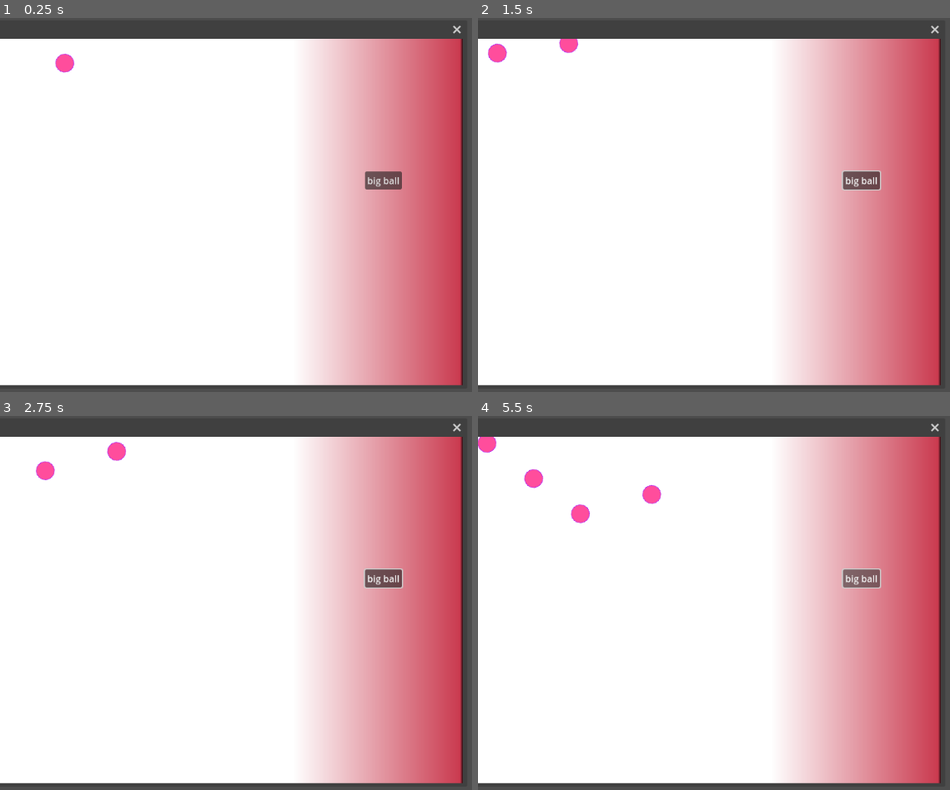
Above: before the commit, frames 1-4 (two rows, left to right).
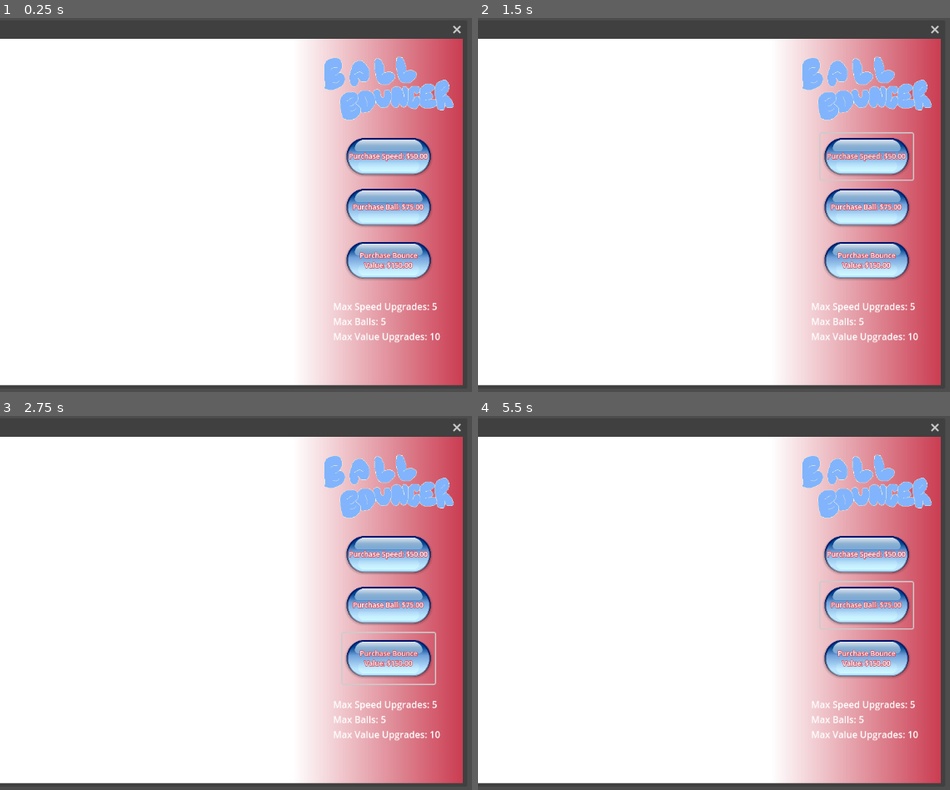
Above: after the commit, the same moments.

Repository: zsmitty2020/SSUFamJam25
Game: Godot game, scene res://Windows/Ball_Bouncer/Ball_Bouncer.tscn
Two runs of this game, one before a commit and one after it. Both use one fixed random seed, a clock stepped at 60 frames per second and the inputs below. This scene is started directly instead of the project's main scene.
Inputs (mouse positions are in pixels of both pictures, inside the frame that each line leads up to):
- Up to frame 1 (0.25 s): no input
- Up to frame 2 (1.5 s): click "big ball" (after the commit: "Purchase Ball: $75.00") at 0.5 s; click (865, 156) at 1.25 s, where only the run after the commit has a clickable "Purchase Speed: $50.00"
- Up to frame 3 (2.75 s): click (387, 659) at 2 s, where only the run after the commit has a clickable "Purchase Bounce Value: $150.00"
- Up to frame 4 (5.5 s): click "big ball" (after the commit: "Purchase Ball: $75.00") at 2.75 s; click (865, 554) at 3.5 s, where only the run after the commit has a clickable "Purchase Speed: $50.00"; click (865, 659) at 4.25 s, where only the run after the commit has a clickable "Purchase Bounce Value: $150.00"; click "big ball" (after the commit: "Purchase Ball: $75.00") at 5 s

The runs differ from the first frame. In frame 1, 8.6% of the frame differs, in the area x 11-99%, y 5-99%; in frame 2, 9.0%; in frame 3, 9.0%; in frame 4, 9.3%, in the area x 0-99%, y 5-99%.

Commit message:
added randow spawn and button function

Diff:
--- a/ssu-fam-jam-game-godot-project/Windows/Ball_Bouncer/Ball.gd
+++ b/ssu-fam-jam-game-godot-project/Windows/Ball_Bouncer/Ball.gd
@@ -1,12 +1,16 @@
 extends Area2D
 
 var screen_size
-var big = rotation
+var speed_upgrade_amount = 0
+var value_upgrade_amount = 0
 
 @export var speed = 0.75
-
+var bounce_value = 0.01
 
 func _on_ball_ready() -> void:
+	position.x = randi_range(10,320)
+	position.y = randi_range(10,320)
+	rotation = randi_range(10,320)
 	screen_size = get_viewport_rect().size
 
 
@@ -18,22 +22,22 @@
 	if position.x > 490:
 		position.x = 490
 		dx *= -1
-		GlobalData.balance += 0.01
+		GlobalData.balance += bounce_value
 
 	if position.x < 0:
 		position.x = 0
 		dx *= -1
-		GlobalData.balance += 0.01
+		GlobalData.balance += bounce_value
 
 	if position.y > screen_size.y:
 		position.y = screen_size.y
 		dy *= -1
-		GlobalData.balance += 0.01
+		GlobalData.balance += bounce_value
 
 	if position.y < 0:
 		position.y = 0
 		dy *= -1
-		GlobalData.balance += 0.01
+		GlobalData.balance += bounce_value
 	rotation_degrees = rad_to_deg(atan2(-dy, dx))
 	position = position.clamp(Vector2.ZERO, screen_size)
 	GlobalData.balance = snappedf(GlobalData.balance,0.01)
--- a/ssu-fam-jam-game-godot-project/Windows/Ball_Bouncer/Ball_Bouncer.tscn
+++ b/ssu-fam-jam-game-godot-project/Windows/Ball_Bouncer/Ball_Bouncer.tscn
@@ -1,7 +1,10 @@
-[gd_scene load_steps=6 format=3 uid="uid://rpc6ru6imsq2"]
+[gd_scene load_steps=10 format=3 uid="uid://rpc6ru6imsq2"]
 
 [ext_resource type="Script" uid="uid://875h0nybllqi" path="res://Windows/Ball_Bouncer/ball_bouncer.gd" id="1_pcvo7"]
-[ext_resource type="PackedScene" uid="uid://drohj0rpa0r08" path="res://Windows/Ball_Bouncer/ball.tscn" id="2_4tkpc"]
+[ext_resource type="Texture2D" uid="uid://qjrp3qiejber" path="res://Windows/Ball_Bouncer/Ball_Bouncer_Assets/button.png" id="2_4tkpc"]
+[ext_resource type="Texture2D" uid="uid://cbdsvd4kgn8vo" path="res://Windows/Ball_Bouncer/Ball_Bouncer_Assets/Ball_Title/ball_title0.png" id="3_1r02p"]
+[ext_resource type="Texture2D" uid="uid://bsym4jw628u35" path="res://Windows/Ball_Bouncer/Ball_Bouncer_Assets/Ball_Title/ball_title1.png" id="4_63o82"]
+[ext_resource type="Script" uid="uid://c74orb5qhmo40" path="res://Windows/Ball_Bouncer/animated_sprite_2d.gd" id="5_63o82"]
 
 [sub_resource type="CanvasTexture" id="CanvasTexture_pcvo7"]
 
@@ -11,6 +14,20 @@
 
 [sub_resource type="GradientTexture1D" id="GradientTexture1D_1r02p"]
 gradient = SubResource("Gradient_vsp0x")
+
+[sub_resource type="SpriteFrames" id="SpriteFrames_iadio"]
+animations = [{
+"frames": [{
+"duration": 1.0,
+"texture": ExtResource("3_1r02p")
+}, {
+"duration": 1.0,
+"texture": ExtResource("4_63o82")
+}],
+"loop": true,
+"name": &"balltitle",
+"speed": 5.0
+}]
 
 [node name="BallBouncer" type="Window"]
 oversampling_override = 1.0
@@ -26,12 +43,8 @@
 texture = SubResource("CanvasTexture_pcvo7")
 script = ExtResource("1_pcvo7")
 
-[node name="ball" parent="TextureRect" instance=ExtResource("2_4tkpc")]
-position = Vector2(103, 49)
-
-[node name="sack" type="Node2D" parent="TextureRect"]
-
-[node name="TextureRect2" type="TextureRect" parent="."]
+[node name="TextureRect2" type="TextureRect" parent="TextureRect"]
+layout_mode = 1
 anchors_preset = -1
 anchor_right = 1.0
 anchor_bottom = 0.9710001
@@ -40,8 +53,10 @@
 offset_bottom = 17.399963
 texture = SubResource("GradientTexture1D_1r02p")
 
-[node name="Control" type="Control" parent="."]
-layout_mode = 3
+[node name="sack" type="Node2D" parent="TextureRect"]
+
+[node name="Purchase" type="Control" parent="TextureRect"]
+layout_mode = 1
 anchors_preset = 15
 anchor_right = 1.0
 anchor_bottom = 1.0
@@ -49,18 +64,92 @@
 grow_horizontal = 2
 grow_vertical = 2
 
-[node name="Button" type="Button" parent="Control"]
+[node name="PurchaseBallButton" type="Button" parent="TextureRect/Purchase"]
 layout_mode = 1
 anchors_preset = 15
 anchor_right = 1.0
 anchor_bottom = 1.0
-offset_left = 126.0
-offset_top = 230.0
-offset_right = -105.0
-offset_bottom = -339.0
+offset_left = 87.0
+offset_top = 252.0
+offset_right = -56.0
+offset_bottom = -270.0
 grow_horizontal = 2
 grow_vertical = 2
-text = "big ball"
+theme_override_colors/font_color = Color(1, 1, 1, 1)
+theme_override_colors/font_outline_color = Color(0.8156863, 0.30588236, 0.38039216, 1)
+theme_override_constants/outline_size = 4
+theme_override_font_sizes/font_size = 12
+icon = ExtResource("2_4tkpc")
+flat = true
+autowrap_trim_flags = 0
+icon_alignment = 1
+expand_icon = true
+
+[node name="PurchaseSpeedButton" type="Button" parent="TextureRect/Purchase"]
+layout_mode = 1
+anchors_preset = -1
+anchor_left = 0.28712866
+anchor_top = 0.27242523
+anchor_right = 0.8151815
+anchor_bottom = 0.4053156
+grow_horizontal = 2
+grow_vertical = 2
+theme_override_colors/font_color = Color(1, 1, 1, 1)
+theme_override_colors/font_outline_color = Color(0.8156863, 0.30588236, 0.38039216, 1)
+theme_override_constants/outline_size = 4
+theme_override_font_sizes/font_size = 12
+icon = ExtResource("2_4tkpc")
+flat = true
+autowrap_trim_flags = 0
+icon_alignment = 1
+expand_icon = true
+metadata/_edit_use_anchors_ = true
+
+[node name="PurchaseBounceValueButton" type="Button" parent="TextureRect/Purchase"]
+layout_mode = 1
+anchors_preset = 15
+anchor_right = 1.0
+anchor_bottom = 1.0
+offset_left = 87.0
+offset_top = 340.0
+offset_right = -56.0
+offset_bottom = -174.0
+grow_horizontal = 2
+grow_vertical = 2
+theme_override_colors/font_color = Color(1, 1, 1, 1)
+theme_override_colors/font_outline_color = Color(0.8156863, 0.30588236, 0.38039216, 1)
+theme_override_constants/outline_size = 4
+theme_override_font_sizes/font_size = 12
+icon = ExtResource("2_4tkpc")
+flat = true
+autowrap_mode = 2
+autowrap_trim_flags = 192
+icon_alignment = 1
+expand_icon = true
+
+[node name="BallTitle" type="AnimatedSprite2D" parent="TextureRect"]
+position = Vector2(672, 84)
+scale = Vector2(0.506, 0.57000005)
+sprite_frames = SubResource("SpriteFrames_iadio")
+animation = &"balltitle"
+script = ExtResource("5_63o82")
+
+[node name="Label" type="Label" parent="TextureRect"]
+layout_mode = 1
+anchors_preset = -1
+anchor_left = 0.7128713
+anchor_top = 0.7508306
+anchor_right = 0.8589109
+anchor_bottom = 0.910299
+offset_right = 68.0
+pivot_offset = Vector2(88, 47.99997)
+text = "Max Speed Upgrades: 5
+Max Balls: 5
+Max Value Upgrades: 10"
+metadata/_edit_use_anchors_ = true
 
 [connection signal="close_requested" from="." to="TextureRect" method="_on_ball_bouncer_close_requested"]
-[connection signal="pressed" from="Control/Button" to="TextureRect" method="_on_button_pressed"]
+[connection signal="pressed" from="TextureRect/Purchase/PurchaseBallButton" to="TextureRect" method="_on_button_pressed"]
+[connection signal="pressed" from="TextureRect/Purchase/PurchaseSpeedButton" to="TextureRect" method="_on_purchase_speed_button_pressed"]
+[connection signal="pressed" from="TextureRect/Purchase/PurchaseBounceValueButton" to="TextureRect" method="_on_purchase_bounce_value_button_pressed"]
+[connection signal="ready" from="TextureRect/BallTitle" to="TextureRect/BallTitle" method="_on_ready"]
--- /dev/null
+++ b/ssu-fam-jam-game-godot-project/Windows/Ball_Bouncer/animated_sprite_2d.gd
@@ -0,0 +1,4 @@
+extends AnimatedSprite2D
+
+func _process(_delta: float) -> void:
+	play("balltitle", 1)
--- a/ssu-fam-jam-game-godot-project/Windows/Ball_Bouncer/ball_bouncer.gd
+++ b/ssu-fam-jam-game-godot-project/Windows/Ball_Bouncer/ball_bouncer.gd
@@ -1,6 +1,17 @@
 extends TextureRect
 
 var balls = preload("res://Windows/Ball_Bouncer/ball.tscn")
+var create_ball_price = 75.0
+var speed_price = 50.0
+var bounce_value_price = 150.0
+var ball_amount = 0
+
+
+
+func _process(_delta: float) -> void:
+	$Purchase/PurchaseBallButton.text = "Purchase Ball: $" + "%.2f"%create_ball_price
+	$Purchase/PurchaseSpeedButton.text = "Purchase Speed: $" + "%.2f"%speed_price
+	$Purchase/PurchaseBounceValueButton.text = "Purchase Bounce \nValue: $" + "%.2f"%bounce_value_price
 
 func _on_ball_bouncer_close_requested() -> void:
 	GlobalData.open_tabs.erase("Ball_Bouncer")
@@ -11,4 +22,28 @@
 	$sack.add_child(spawn_balls)
 
 func _on_button_pressed() -> void:
-	create_ball()
+	if ball_amount < 5:
+		if GlobalData.balance >= create_ball_price:
+			GlobalData.balance -= create_ball_price
+			create_ball()
+			create_ball_price += 75.0
+			ball_amount += 1
+
+func _on_purchase_speed_button_pressed() -> void:
+	for i in $sack.get_children():
+		if i.speed_upgrade_amount < 5:
+			if GlobalData.balance >= speed_price:
+				GlobalData.balance -= speed_price
+				i.speed += 0.75
+				i.speed_upgrade_amount += 1
+				speed_price += 50.0
+
+
+func _on_purchase_bounce_value_button_pressed() -> void:
+	for i in $sack.get_children():
+		if i.value_upgrade_amount < 10:
+			if GlobalData.balance >= bounce_value_price:
+				GlobalData.balance -= bounce_value_price
+				i.bounce_value += 0.01
+				i.value_upgrade_amount += 1
+				bounce_value_price += 150.0
Binary file added: ssu-fam-jam-game-godot-project/Windows/Ball_Bouncer/Ball_Bouncer_Assets/Ball_Title/ball_title0.png
Not shown, added: ssu-fam-jam-game-godot-project/Windows/Ball_Bouncer/Ball_Bouncer_Assets/Ball_Title/ball_title0.png.import
Binary file added: ssu-fam-jam-game-godot-project/Windows/Ball_Bouncer/Ball_Bouncer_Assets/Ball_Title/ball_title1.png
Not shown, added: ssu-fam-jam-game-godot-project/Windows/Ball_Bouncer/Ball_Bouncer_Assets/Ball_Title/ball_title1.png.import
Binary file added: ssu-fam-jam-game-godot-project/Windows/Ball_Bouncer/Ball_Bouncer_Assets/button.png
Not shown, added: ssu-fam-jam-game-godot-project/Windows/Ball_Bouncer/Ball_Bouncer_Assets/button.png.import
Not shown, added: ssu-fam-jam-game-godot-project/Windows/Ball_Bouncer/animated_sprite_2d.gd.uid
